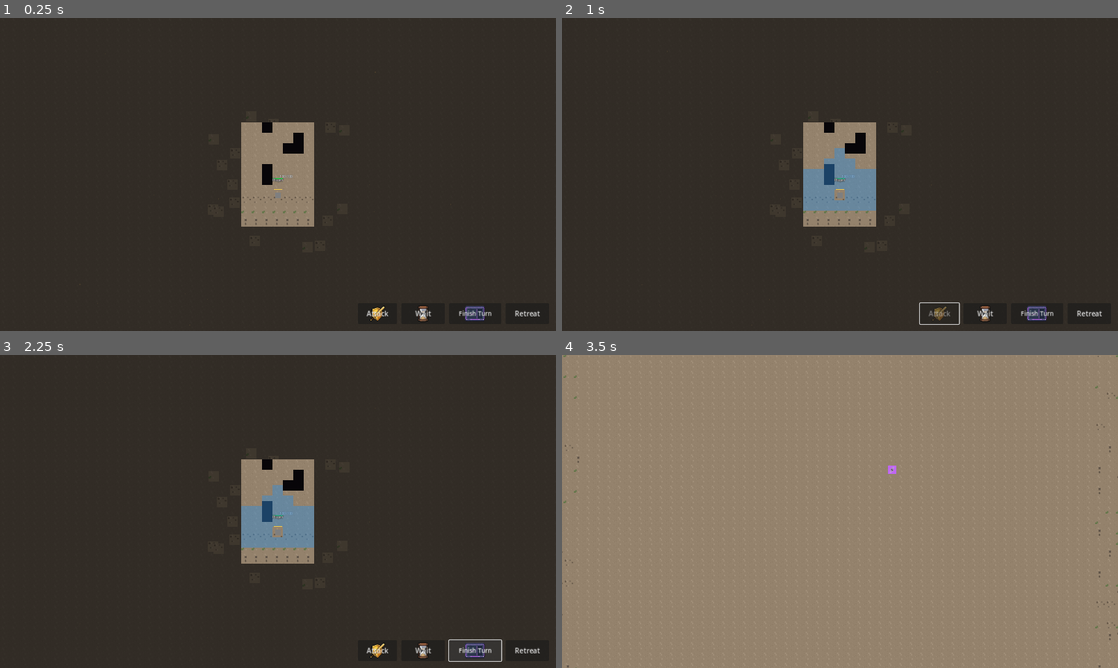
Above: before the commit, frames 1-4 (two rows, left to right).
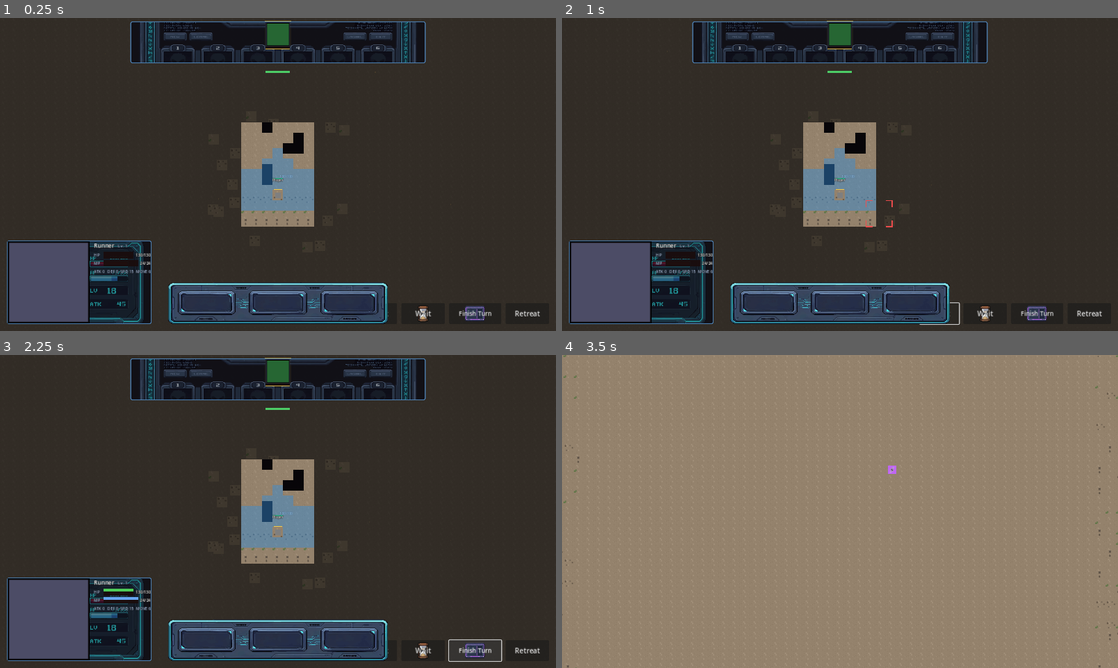
Above: after the commit, the same moments.

Repository: AhmiDarrow/FallenEarth
Game: Godot game, scene res://scenes/TacticalCombat.tscn
Two runs of this game, one before a commit and one after it. Both use one fixed random seed, a clock stepped at 60 frames per second and the inputs below. This scene is started directly instead of the project's main scene.
Inputs:
- Up to frame 1 (0.25 s): no input
- Up to frame 2 (1 s): click "Attack" at 0.5 s
- Up to frame 3 (2.25 s): click "Wait" at 1.25 s; click "Finish Turn" at 2 s
- Up to frame 4 (3.5 s): click "Retreat" at 2.75 s

The runs differ from the first frame. In frame 1, 20% of the frame differs, in the area x 1-77%, y 0-98%; in frame 2, 18%; in frame 3, 18%; in frame 4, nothing differs.
Error before the commit: Parse Error: Invalid argument for "_team_color()" function: argument 1 should be "Dictionary" but is "String". (res://scripts/combat/TurnOrderBar.gd:229)

Commit message:
fix(battle): add _team_color_str for placeholder portrait in TurnOrderBar
_team_color(unit: Dictionary) was being called with a String
parameter in _placeholder_portrait, causing a GDScript parse error
that broke the whole scene. Added a _team_color_str(team: String)
helper and routed the placeholder through it.

Diff:
--- a/scripts/combat/TurnOrderBar.gd
+++ b/scripts/combat/TurnOrderBar.gd
@@ -226,13 +226,21 @@
 
 func _placeholder_portrait(team: String) -> Texture2D:
 	var img := Image.create(SLOT_SIZE - 4, SLOT_SIZE - 4, false, Image.FORMAT_RGBA8)
-	img.fill(_team_color(team).darkened(0.5))
+	img.fill(_team_color_str(team).darkened(0.5))
 	for i in range(SLOT_SIZE - 4):
 		img.set_pixel(i, 0, Color.BLACK)
 		img.set_pixel(0, i, Color.BLACK)
 		img.set_pixel(SLOT_SIZE - 5, i, Color.BLACK)
 		img.set_pixel(i, SLOT_SIZE - 5, Color.BLACK)
 	return ImageTexture.create_from_image(img)
+
+
+func _team_color_str(team: String) -> Color:
+	if team == "player":
+		return COLOR_PLAYER
+	if team == "ally":
+		return COLOR_ALLY
+	return COLOR_ENEMY
 
 
 func _team_color(unit: Dictionary) -> Color:
